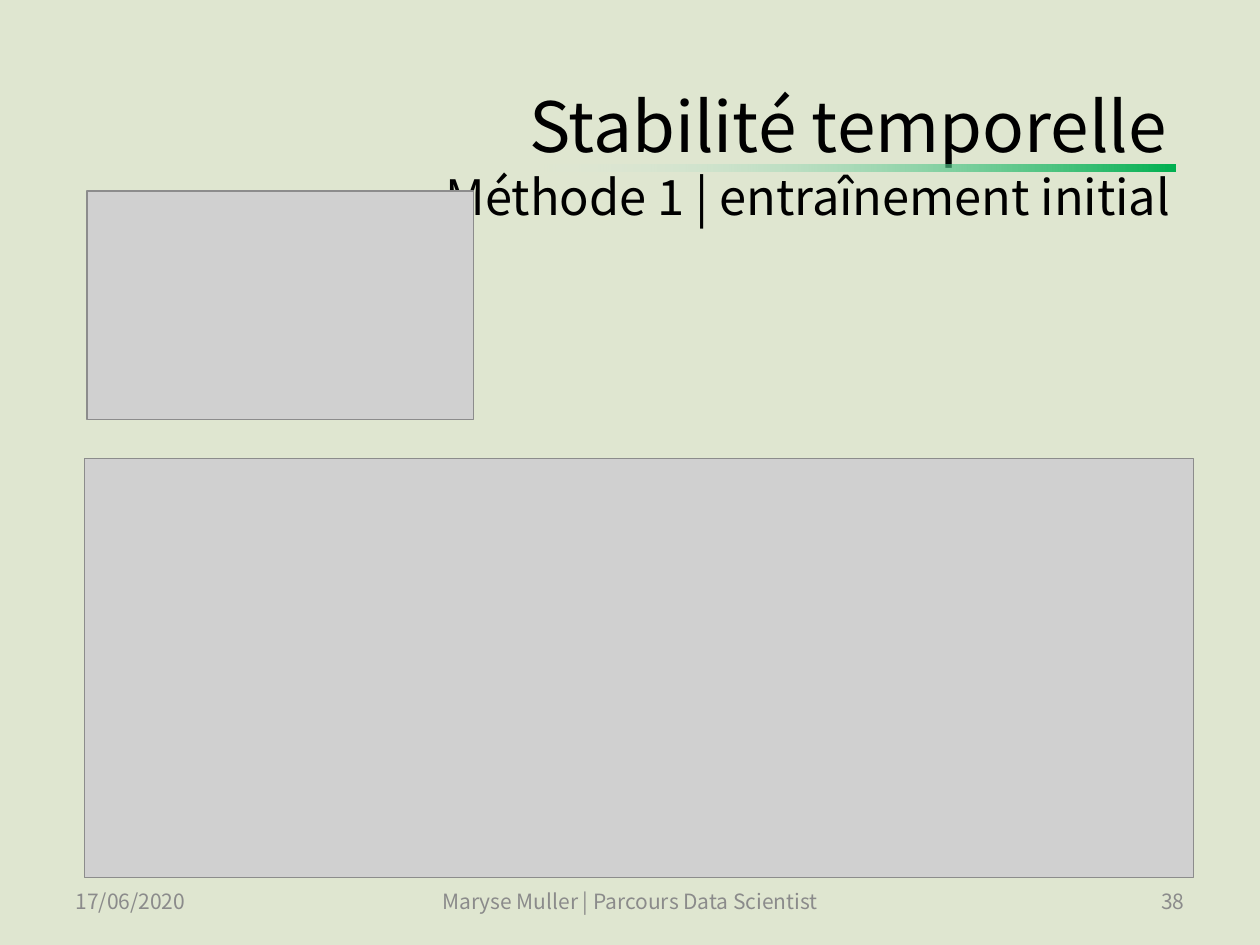
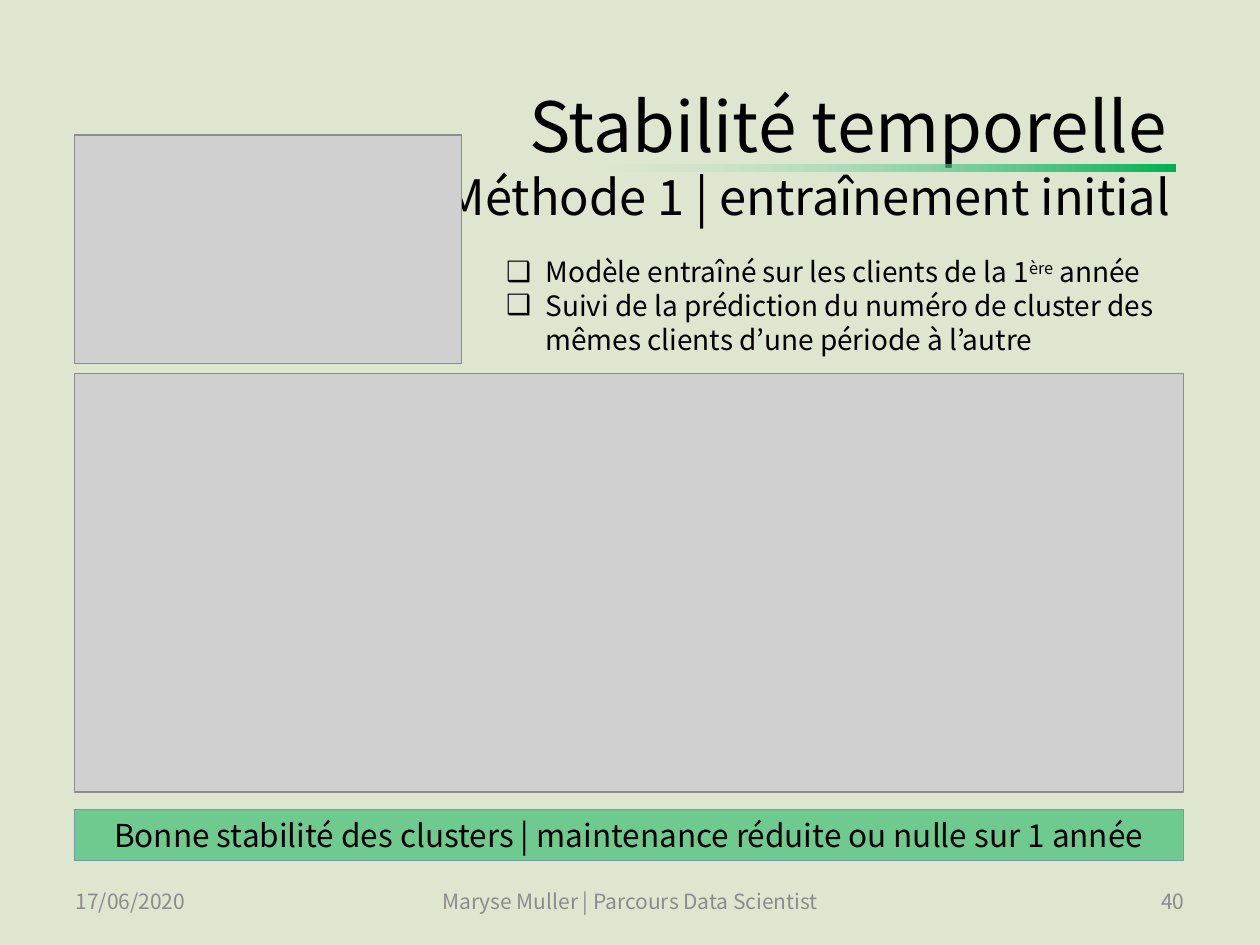
Before and after one commit to SmellyArmure/OC_DS_Project5, a slide deck: slide 40 of PRESENTATION/Projet5.pptx (slide 38 before the commit). Drawn at 1260x945 pixels with LibreOffice and Linux fonts; fonts in the diff are those of the drawing; grey boxes stand for pictures. Boxes give left, top, right and bottom in pixels: in the first picture for what was removed or moved away, otherwise in the second. Text is boxed around its words. In the diff, an @@ line names an element or a change of style, - is before the commit and + after.

Commit message:
PROJET TERMINE | P5_Cleaning_EDA_2 : ajouté des graphes de l'analyse temporelle pour la présentation | P5_Clustering : stabilité à l'initialisation des autres algorithmes de clustering, comparaison des résultats. | Présentation : Finalisation de la présentation - (soutenance passée avec succès).

```diff
--- a/PRESENTATION/Projet5.pptx
+++ b/PRESENTATION/Projet5.pptx
@@ picture: place and size @@
-picture at (87,192,474,420)
+picture at (74,135,461,363)
@@ text added at (546,258,1153,357), 16 pt, text #000000 @@
+❑ Modèle entraîné sur les clients de la 1ère année
+❑ Suivi de la prédiction du numéro de cluster des mêmes clients d’une période à l’autre
@@ picture: place and size @@
-picture at (84,459,1193,877)
+picture at (74,373,1183,791)
@@ rectangle added at (74,810,1183,861), fill #00B050 at 50% opacity, outline #759AA5 0.5 pt, 18 pt, text #000000 @@
+Bonne stabilité des clusters | maintenance réduite ou nulle sur 1 année
@@ page number at (1161,893,1184,909): text changed @@
-38
+40
```
Also in this commit, not shown: 12 other slides changed, 4 slides added, 3 other files.
